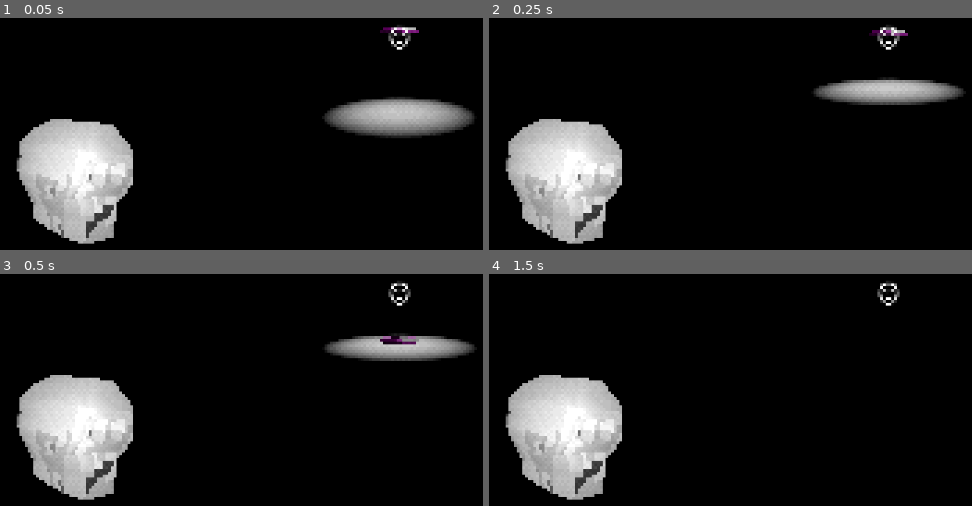
Above: before the commit, frames 1-4 (two rows, left to right).
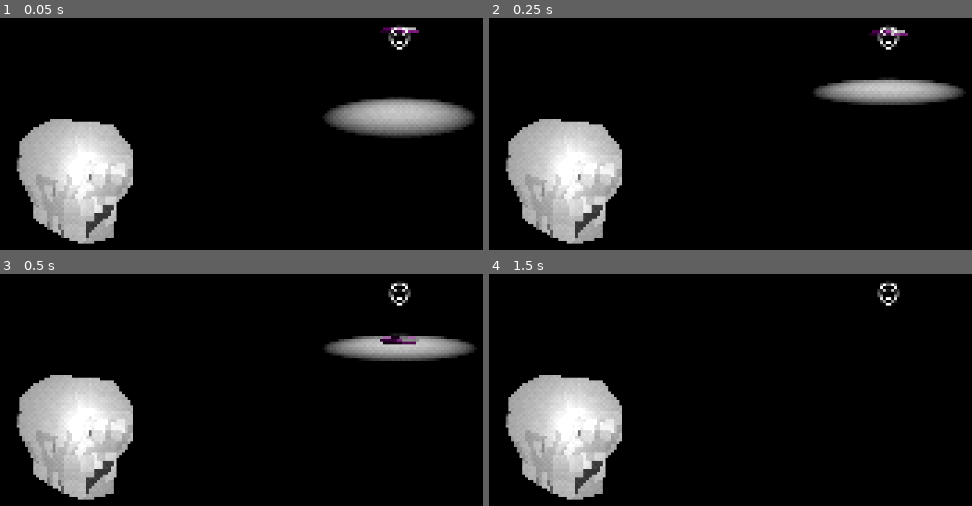
Above: after the commit, the same moments.

Repository: NykolaR/GGJ2026
Game: Godot game, scene res://scenes/debug/retro.tscn
Two runs of this game, one before a commit and one after it. Both use one fixed random seed, a clock stepped at 60 frames per second and the inputs below. This scene is started directly instead of the project's main scene.
Inputs (mouse positions are in pixels of both pictures, inside the frame that each line leads up to):
- Up to frame 1 (0.05 s): no input
- Up to frame 2 (0.25 s): no input
- Up to frame 3 (0.5 s): no input
- Up to frame 4 (1.5 s): tap Enter (ui_accept) at 0.5, 0.77, 1.25 s; move the mouse to (933, 292) at 0.52 s; press the mouse at (933, 292) at 0.53 s; hold W (move_up) from 0.53 s (still down); move the mouse to (846, 297) at 1.27 s; release the mouse at (846, 297) at 1.28 s; click (846, 297) at 1.35 s

The runs differ from the first frame. In frame 1, 0.3% of the frame differs, in the area x 5-21%, y 56-92%; in frame 2, 0.3%; in frame 3, 0.3%; in frame 4, 0.3%.

Commit message:
pickup masks

Diff:
--- a/ggj-2026/scenes/player/player.gd
+++ b/ggj-2026/scenes/player/player.gd
@@ -107,10 +107,13 @@
 			animation.start(&"Rest")
 		Helper.GUNS.PISTOL:
 			animation.start(&"Pistol-idle")
+			$"FaceCam/skull-shape/heart".show()
 		Helper.GUNS.MACHINE:
 			animation.start(&"Machine-idle")
+			$"FaceCam/skull-shape/goblin".show()
 		Helper.GUNS.SHOTGUN:
 			animation.start(&"Shotgun-idle")
+			$"FaceCam/skull-shape/butterfly".show()
 
 
 func _on_mask_body_entered(body: Node3D) -> void:
--- a/ggj-2026/scenes/player/player.tscn
+++ b/ggj-2026/scenes/player/player.tscn
@@ -116,7 +116,7 @@
 [node name="hand" parent="RotY/RotX" unique_id=431467505 instance=ExtResource("3_p47bc")]
 transform = Transform3D(1, 0, 0, 0, 1, 0, 0, 0, 1, 0.20633817, -0.16909224, -5.9604645e-08)
 
-[node name="Skeleton3D" parent="RotY/RotX/hand/Arm-Armature" parent_id_path=PackedInt32Array(431467505, 718796287) index="0" unique_id=282466003]
+[node name="Skeleton3D" parent="RotY/RotX/hand/Arm-Armature" parent_id_path=PackedInt32Array(431467505, 1966625578) index="0" unique_id=1798349971]
 bones/0/rotation = Quaternion(-0.7071068, 0, 0, 0.7071068)
 bones/1/rotation = Quaternion(-0.5646381, -0.024727734, -0.0163793, 0.8248055)
 bones/2/rotation = Quaternion(-0.06566717, 0.002948672, 0.16091341, 0.9847772)
@@ -128,7 +128,7 @@
 bones/8/rotation = Quaternion(-0.057419002, -0.03199888, -0.38058823, 0.9224055)
 bones/9/rotation = Quaternion(-0.080858044, -0.05592866, 0.3604001, 0.92760223)
 
-[node name="Arm" parent="RotY/RotX/hand/Arm-Armature/Skeleton3D" index="0" unique_id=1305126404]
+[node name="Arm" parent="RotY/RotX/hand/Arm-Armature/Skeleton3D" index="0" unique_id=1046258405]
 surface_material_override/0 = SubResource("ShaderMaterial_qek5x")
 
 [node name="PistolBulletSpawn" type="Node3D" parent="RotY/RotX/hand/Arm-Armature/Skeleton3D/Arm" index="0" unique_id=357589825]
@@ -227,22 +227,22 @@
 size = Vector2i(64, 64)
 render_target_update_mode = 4
 
-[node name="skull-shape" parent="FaceCam" unique_id=847401797 instance=ExtResource("7_0owmy")]
+[node name="skull-shape" parent="FaceCam" unique_id=129449758 instance=ExtResource("7_0owmy")]
 transform = Transform3D(-0.1755249, 0.02842266, -0.16119292, 0, 0.23635384, 0.04167556, 0.16367957, 0.030479578, -0.17285828, -0.215, 0, 0)
 
-[node name="skull" parent="FaceCam/skull-shape" index="0" unique_id=2117386205]
+[node name="skull" parent="FaceCam/skull-shape" index="0" unique_id=997162738]
 surface_material_override/0 = SubResource("ShaderMaterial_qek5x")
 
-[node name="butterfly" parent="FaceCam/skull-shape" index="1" unique_id=455940853]
-visible = false
-
-[node name="diamond" parent="FaceCam/skull-shape" index="2" unique_id=1858517324]
-visible = false
-
-[node name="goblin" parent="FaceCam/skull-shape" index="3" unique_id=1381764267]
-visible = false
-
-[node name="heart" parent="FaceCam/skull-shape" index="4" unique_id=530190701]
+[node name="butterfly" parent="FaceCam/skull-shape" index="1" unique_id=1927503407]
+visible = false
+
+[node name="diamond" parent="FaceCam/skull-shape" index="2" unique_id=1220867083]
+visible = false
+
+[node name="goblin" parent="FaceCam/skull-shape" index="3" unique_id=480152809]
+visible = false
+
+[node name="heart" parent="FaceCam/skull-shape" index="4" unique_id=1836896208]
 visible = false
 
 [node name="Camera3D" type="Camera3D" parent="FaceCam" unique_id=699761584]
Binary file added: ggj-2026/assets/models/harpoon.glb
Not shown, added: ggj-2026/assets/models/harpoon.glb.import
Binary file changed: ggj-2026/assets/models/skull-shape.glb
Not shown, added: blends/harpoon.blend
Not shown, added: blends/harpoon.blend1
